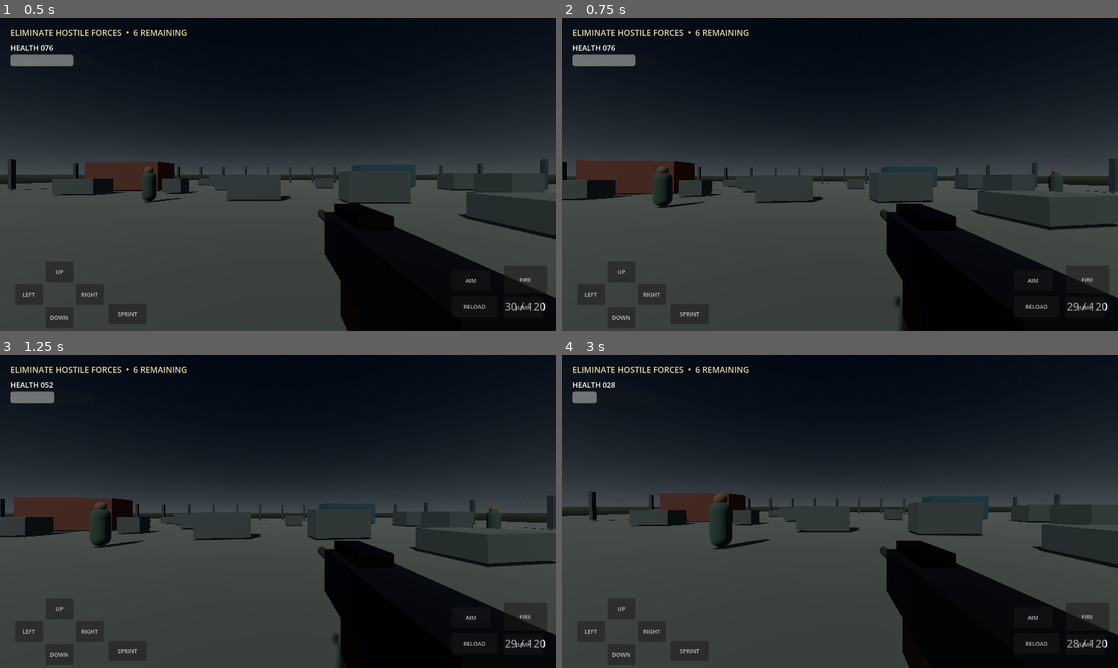
Above: before the commit, frames 1-4 (two rows, left to right).
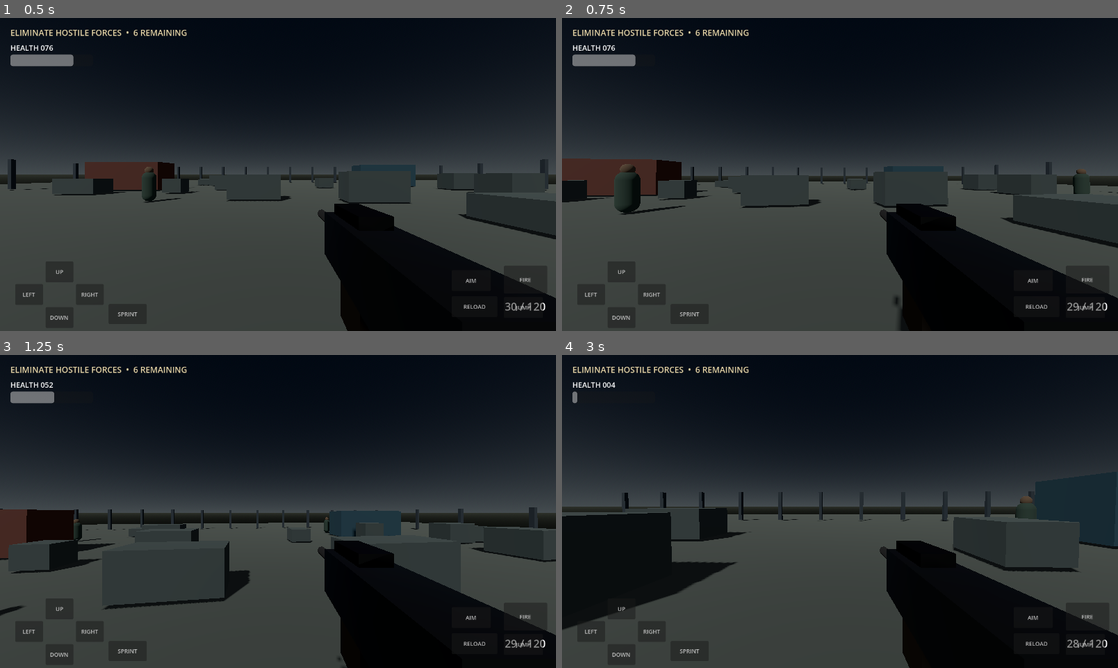
Above: after the commit, the same moments.

Repository: muhammad-ali-khaskheli/OPERATION-BLACK-VEIL
Game: Godot game, scene res://scenes/main.tscn
Two runs of this game, one before a commit and one after it. Both use one fixed random seed, a clock stepped at 60 frames per second and the inputs below.
Inputs (mouse positions are in pixels of both pictures, inside the frame that each line leads up to):
- Up to frame 1 (0.5 s): no input
- Up to frame 2 (0.75 s): tap Enter at 0.5 s; move the mouse to (867, 174) at 0.52 s; hold W (move_forward, bound only after the commit) from 0.53 s (still down); hold Shift (sprint, bound only after the commit) from 0.53 s (still down); click (867, 174) at 0.67 s
- Up to frame 3 (1.25 s): keep holding W (move_forward, bound only after the commit); keep holding Shift (sprint, bound only after the commit); tap Space (jump, bound only after the commit) at 0.77, 0.8, 1.07 s
- Up to frame 4 (3 s): keep holding W (move_forward, bound only after the commit); move the mouse to (812, 511) at 1.27 s; release Shift (sprint, bound only after the commit) at 1.28 s; tap Space (jump, bound only after the commit) at 1.35, 1.52, 1.82, 2.3 s; tap Shift (sprint, bound only after the commit) at 1.55, 2.85 s; move the mouse to (851, 505) at 2.02 s; hold Shift (sprint, bound only after the commit) 2.03-2.78 s; move the mouse to (834, 517) at 2.77 s; click (834, 517) at 2.92 s

Frame 1 is identical in both runs. In frame 2, 4.9% of the frame differs, in the area x 0-100%, y 44-74%; in frame 3, 7.6%; in frame 4, 14%, in the area x 0-100%, y 8-88%.

Commit message:
Configure desktop keyboard controls at startup

Diff:
--- a/scripts/player.gd
+++ b/scripts/player.gd
@@ -22,6 +22,7 @@
 var muzzle_flash: OmniLight3D
 
 func _ready() -> void:
+	_configure_input()
 	add_to_group("player")
 	var capsule := CapsuleShape3D.new()
 	capsule.radius = 0.38
@@ -39,6 +40,15 @@
 	Input.mouse_mode = Input.MOUSE_MODE_CAPTURED
 	health_changed.emit(health)
 	ammo_changed.emit(ammo, reserve_ammo)
+
+func _configure_input() -> void:
+	var bindings := {"move_forward": KEY_W, "move_back": KEY_S, "move_left": KEY_A, "move_right": KEY_D, "sprint": KEY_SHIFT, "jump": KEY_SPACE, "reload": KEY_R}
+	for action in bindings:
+		if not InputMap.has_action(action):
+			InputMap.add_action(action)
+		var key_event := InputEventKey.new()
+		key_event.physical_keycode = bindings[action]
+		InputMap.action_add_event(action, key_event)
 
 func _build_weapon() -> void:
 	weapon_root = Node3D.new()
